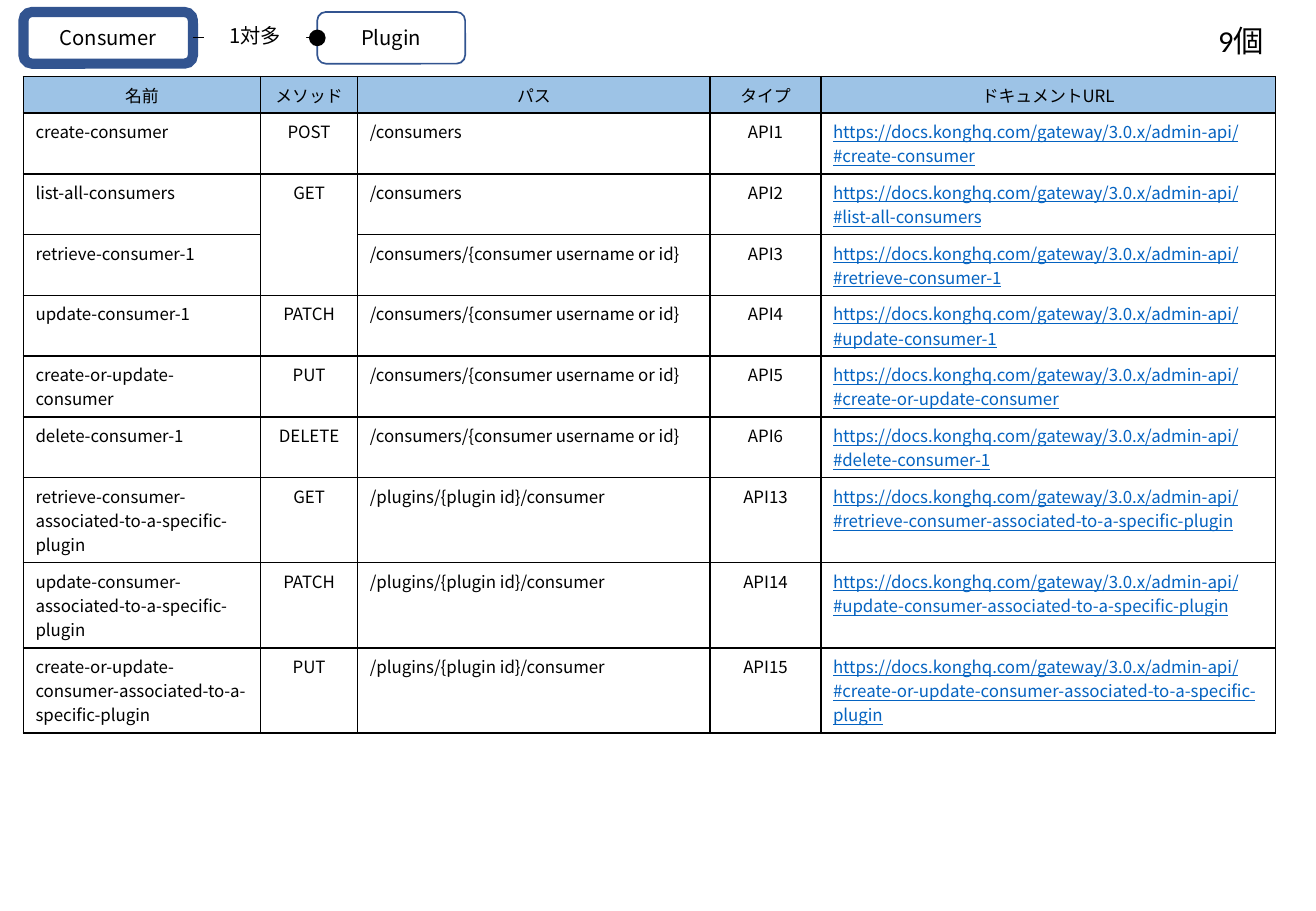
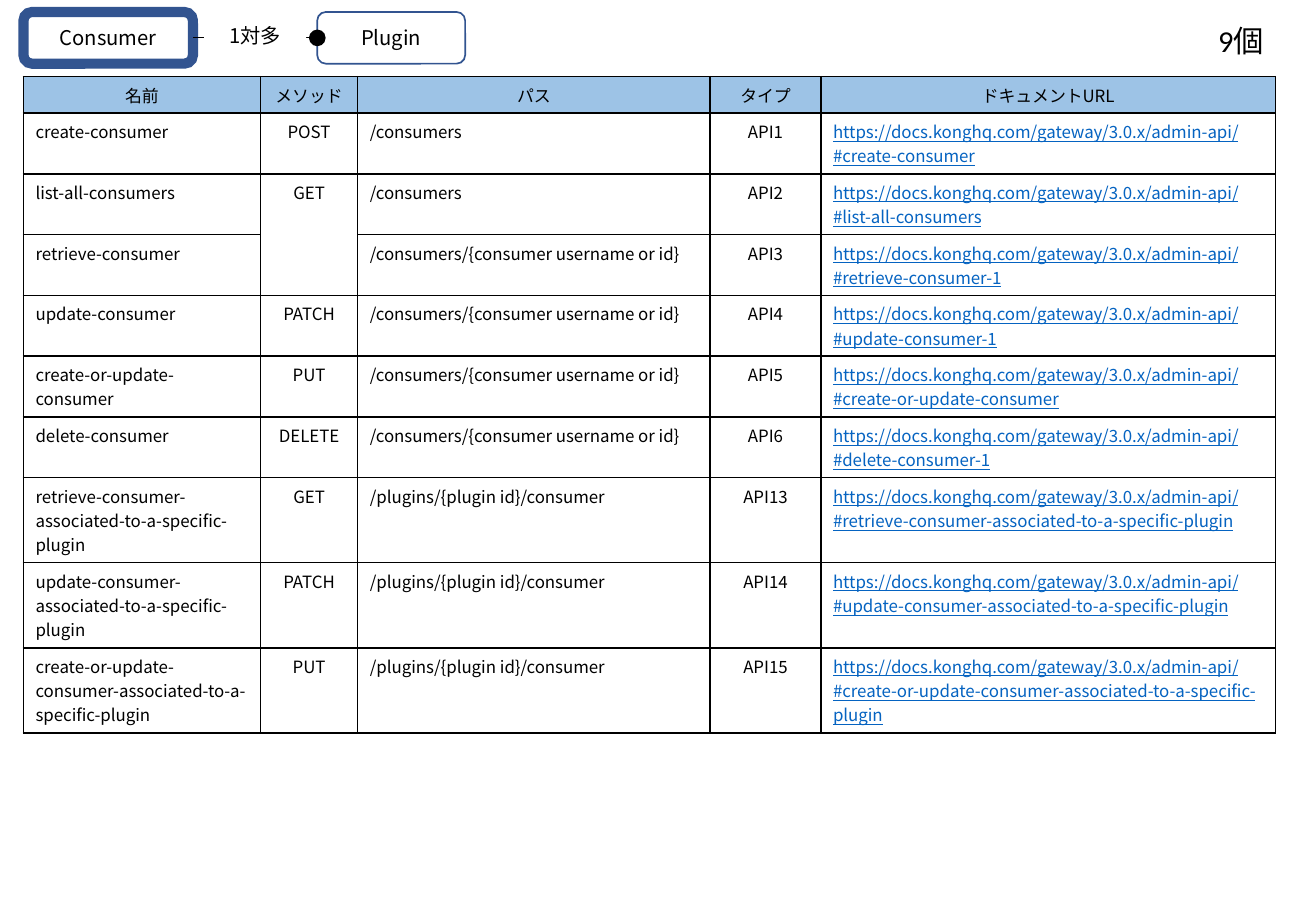
Before and after one commit to david3080/kongadminapi, a slide deck: slide 5 of KongAdminAPI.pptx. Drawn at 1316x911 pixels with LibreOffice and Linux fonts; fonts in the diff are those of the drawing. Boxes give left, top, right and bottom in pixels: in the first picture for what was removed or moved away, otherwise in the second. Text is boxed around its words. In the diff, an @@ line names an element or a change of style, - is before the commit and + after.

```diff
--- a/KongAdminAPI.pptx
+++ b/KongAdminAPI.pptx
@@ table at (x1=23, y1=77, x2=1275, y2=730) @@
-row 4, column 1: retrieve-consumer-1
+row 4, column 1: retrieve-consumer
-row 5, column 1: update-consumer-1
+row 5, column 1: update-consumer
-row 7, column 1: delete-consumer-1
+row 7, column 1: delete-consumer
```
Also in this commit, not shown: 8 other slides changed, 2 other files.
